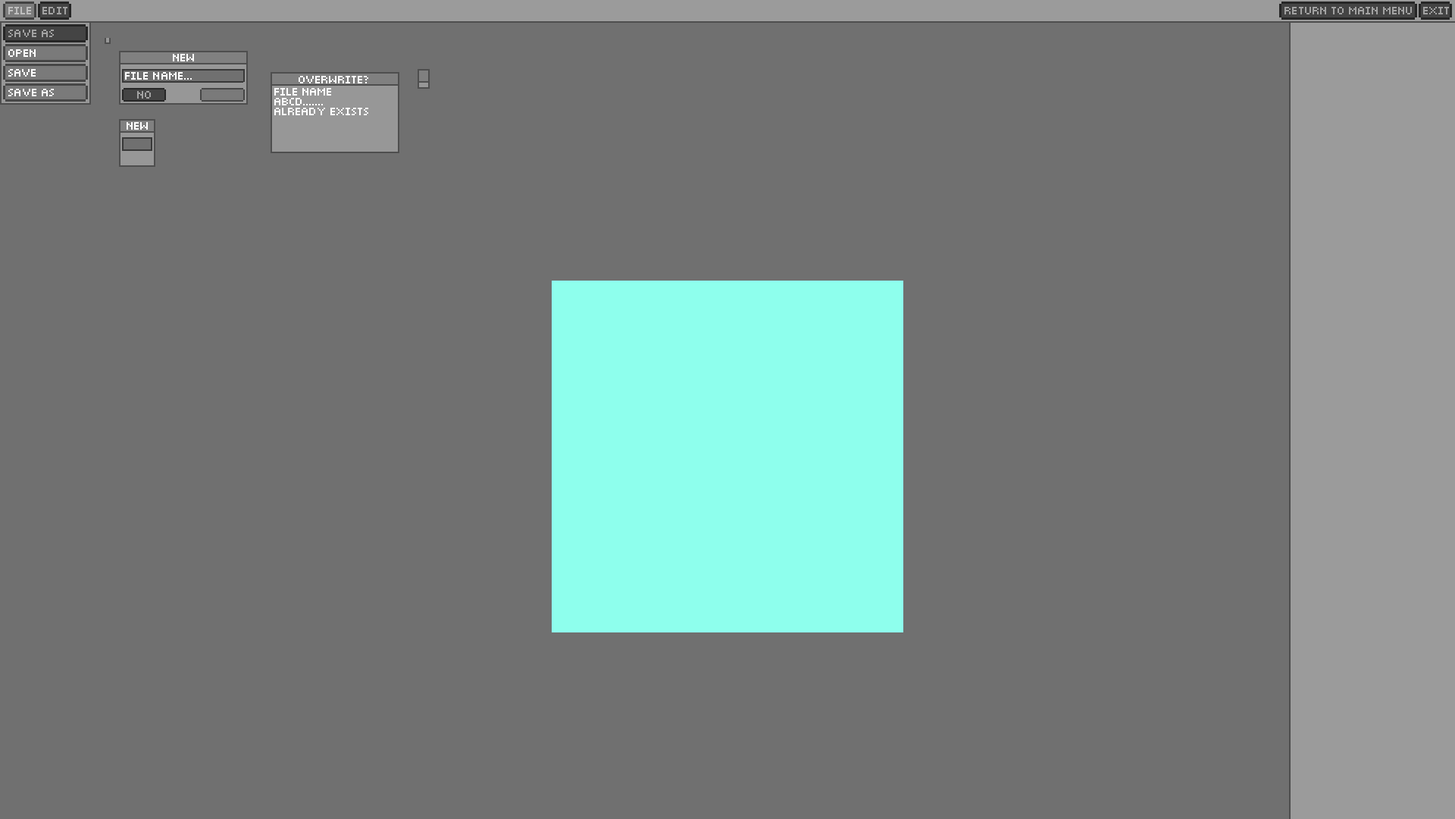
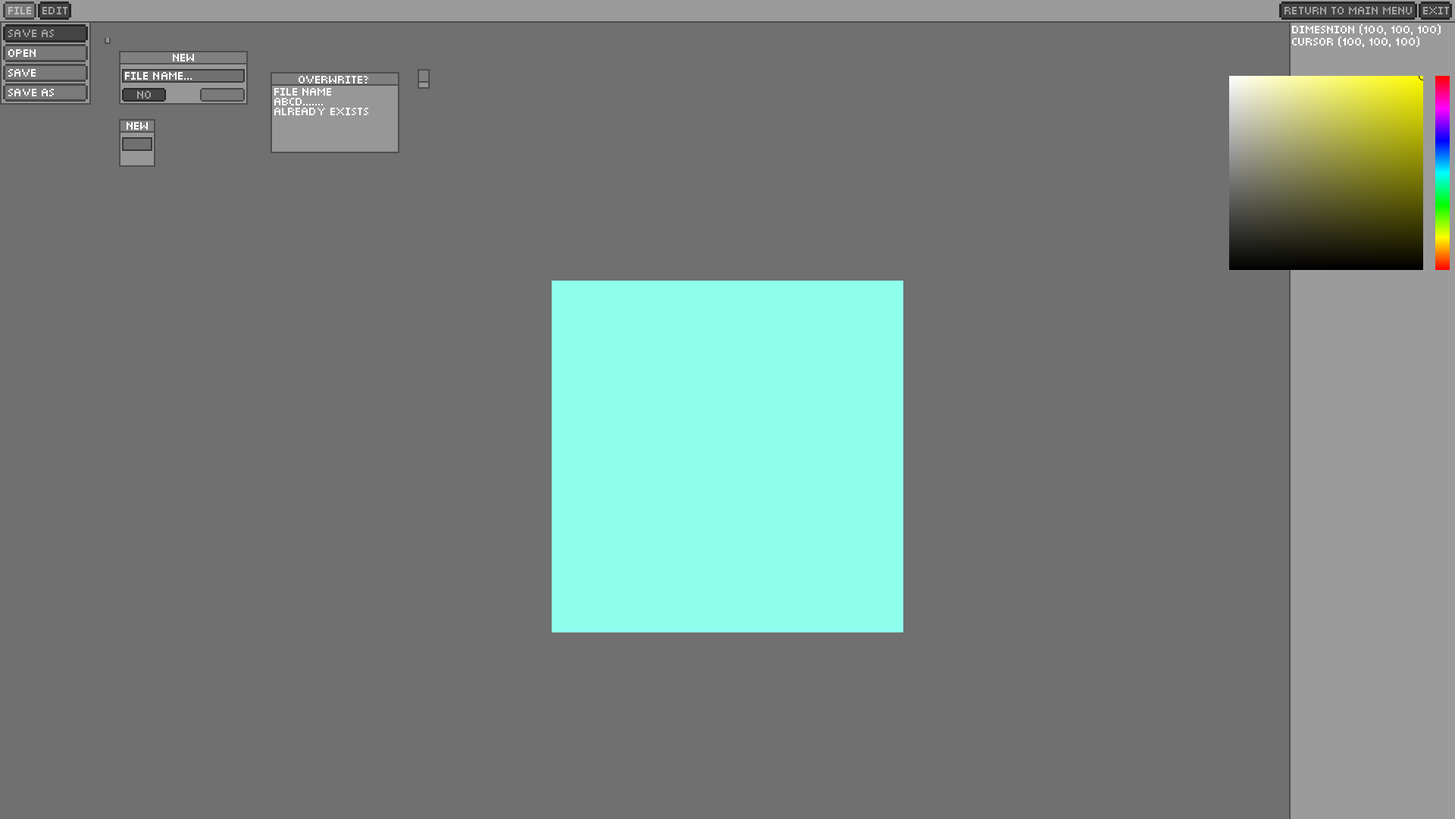
Revision of a layered 1455×819 image; what changed, layer by layer:
added layer "Layer 15" in group "inspector" over [1229, 75, 1424, 270]
added layer "Layer 14" in group "inspector" over [1435, 75, 1451, 270]
added layer "dimesnion (100, 100, 100)" in group "inspector" over [1292, 24, 1441, 35]
added layer "cursor (100, 100, 100)" in group "inspector" over [1292, 36, 1420, 47]
